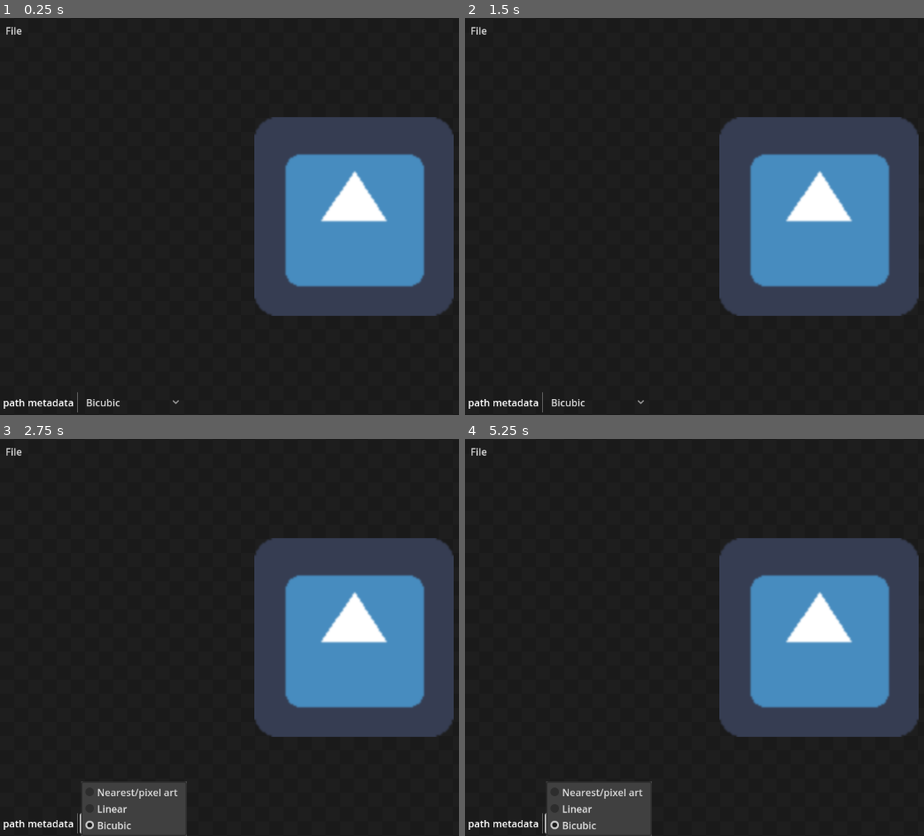
Above: before the commit, frames 1-4 (two rows, left to right).
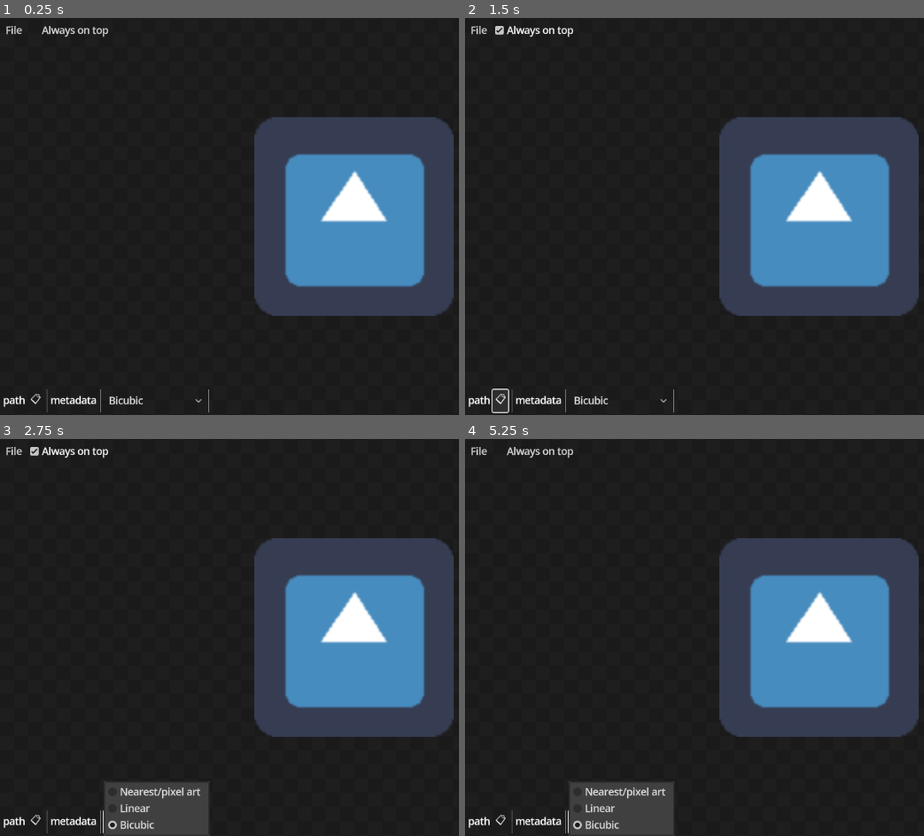
Above: after the commit, the same moments.

Repository: sockeye-d/image-viewer
Game: Godot game, scene res://main.tscn
Two runs of this game, one before a commit and one after it. Both use one fixed random seed, a clock stepped at 60 frames per second and the inputs below. The engine's default icon, where the game draws it, is replaced by a stand-in: a white triangle on a blue panel in a dark square.
Inputs (mouse positions are in pixels of both pictures, inside the frame that each line leads up to):
- Up to frame 1 (0.25 s): no input
- Up to frame 2 (1.5 s): click (533, 29) at 0.5 s, where only the run after the commit has a clickable "Always on top"; click (501, 399) at 1.25 s, where only the run after the commit has a clickable "📋"
- Up to frame 3 (2.75 s): click "Bicubic" at 2 s
- Up to frame 4 (5.25 s): click "Bicubic" at 2.75 s; click (533, 450) at 3.5 s, where only the run after the commit has a clickable "Always on top"; click (501, 820) at 4.25 s, where only the run after the commit has a clickable "📋"; click "Bicubic" at 5 s

The runs differ from the first frame. In frame 1, 0.7% of the frame differs, in the area x 0-46%, y 2-100%; in frame 2, 0.8%; in frame 3, 2.2%; in frame 4, 2.1%.

Commit message:
Added always on top functionality, file open from file dialog is currently broken 😭

Diff:
--- a/main.gd
+++ b/main.gd
@@ -2,6 +2,11 @@
 
 
 @export var image: TextureRect
+@export var path_str_from_clipboard: String
+@export var meta_str: String
+
+@onready var path_label: Label = %PathLabel
+@onready var meta_label: Label = %MetaLabel
 
 
 func _process(_delta: float) -> void:
@@ -19,8 +24,9 @@
 
 func load_from_file() -> void:
 	$FileDialog.show()
-	var file = await $FileDialog.file_selected
+	var file: String = await $FileDialog.file_selected
 	if file:
+		path_label.text = file
 		var img = Image.new()
 		img.load(file)
 		var tex: ImageTexture = ImageTexture.create_from_image(img)
@@ -30,11 +36,17 @@
 func load_from_clipboard() -> void:
 	if DisplayServer.clipboard_has_image():
 		set_image(ImageTexture.create_from_image(DisplayServer.clipboard_get_image()))
+		path_label.text = path_str_from_clipboard
 
 
 func set_image(img: ImageTexture) -> void:
 	image.texture = img
 	image.material.set_shader_parameter ("tex", img)
+	meta_label.text = meta_str.format({
+			"w": img.get_width(),
+			"h": img.get_height(),
+			"f": img.get_format(),
+			})
 
 
 func _on_texture_filter_options_item_selected(index: int) -> void:
@@ -50,3 +62,11 @@
 			image_size += axis * 0.01
 			image_size = max(image_size, 0.01)
 			get_viewport().set_input_as_handled()
+
+
+func _on_clipboard_pressed() -> void:
+	DisplayServer.clipboard_set(path_label.text)
+
+
+func _on_always_on_top_toggle_toggled(toggled_on: bool) -> void:
+	get_window().always_on_top = toggled_on
--- a/main.tscn
+++ b/main.tscn
@@ -25,6 +25,8 @@
 grow_vertical = 2
 script = ExtResource("1_k2gak")
 image = NodePath("ScrollContainer/CenterContainer/TextureRect")
+path_str_from_clipboard = "Copied from clipboard"
+meta_str = "{w}×{h}, {f}"
 
 [node name="FileDialog" type="FileDialog" parent="."]
 title = "Open a File"
@@ -84,12 +86,16 @@
 theme_override_constants/margin_right = 5
 theme_override_constants/margin_bottom = 5
 
-[node name="TopMenu" type="MenuBar" parent="MarginContainer"]
+[node name="TopMenu" type="HBoxContainer" parent="MarginContainer"]
+layout_mode = 2
+size_flags_vertical = 0
+
+[node name="TopMenu" type="MenuBar" parent="MarginContainer/TopMenu"]
 layout_mode = 2
 size_flags_vertical = 0
 flat = true
 
-[node name="File" type="PopupMenu" parent="MarginContainer/TopMenu"]
+[node name="File" type="PopupMenu" parent="MarginContainer/TopMenu/TopMenu"]
 title = "File"
 item_count = 2
 item_0/text = "Paste"
@@ -97,19 +103,32 @@
 item_1/text = "Open"
 item_1/id = 1
 
+[node name="AlwaysOnTopToggle" type="CheckBox" parent="MarginContainer/TopMenu"]
+layout_mode = 2
+text = "Always on top"
+
 [node name="BottomMenu" type="HBoxContainer" parent="MarginContainer"]
 layout_mode = 2
 size_flags_vertical = 8
 
 [node name="PathLabel" type="Label" parent="MarginContainer/BottomMenu"]
+unique_name_in_owner = true
 layout_mode = 2
 text = "path"
 
+[node name="Clipboard" type="Button" parent="MarginContainer/BottomMenu"]
+layout_mode = 2
+text = "📋"
+
+[node name="VSep" type="VSeparator" parent="MarginContainer/BottomMenu"]
+layout_mode = 2
+
 [node name="MetaLabel" type="Label" parent="MarginContainer/BottomMenu"]
+unique_name_in_owner = true
 layout_mode = 2
 text = "metadata"
 
-[node name="VSep" type="VSeparator" parent="MarginContainer/BottomMenu"]
+[node name="VSep2" type="VSeparator" parent="MarginContainer/BottomMenu"]
 layout_mode = 2
 
 [node name="TextureFilterOptions" type="OptionButton" parent="MarginContainer/BottomMenu"]
@@ -124,6 +143,11 @@
 popup/item_2/text = "Bicubic"
 popup/item_2/id = 2
 
+[node name="VSep3" type="VSeparator" parent="MarginContainer/BottomMenu"]
+layout_mode = 2
+
 [connection signal="gui_input" from="ScrollContainer" to="." method="_on_scroll_container_gui_input"]
-[connection signal="index_pressed" from="MarginContainer/TopMenu/File" to="." method="_on_file_index_pressed"]
+[connection signal="index_pressed" from="MarginContainer/TopMenu/TopMenu/File" to="." method="_on_file_index_pressed"]
+[connection signal="toggled" from="MarginContainer/TopMenu/AlwaysOnTopToggle" to="." method="_on_always_on_top_toggle_toggled"]
+[connection signal="pressed" from="MarginContainer/BottomMenu/Clipboard" to="." method="_on_clipboard_pressed"]
 [connection signal="item_selected" from="MarginContainer/BottomMenu/TextureFilterOptions" to="." method="_on_texture_filter_options_item_selected"]
--- a/project.godot
+++ b/project.godot
@@ -19,6 +19,10 @@
 
 project/assembly_name="image-viewer"
 
+[gui]
+
+theme/default_font_multichannel_signed_distance_field=true
+
 [input]
 
 zoom_in={
